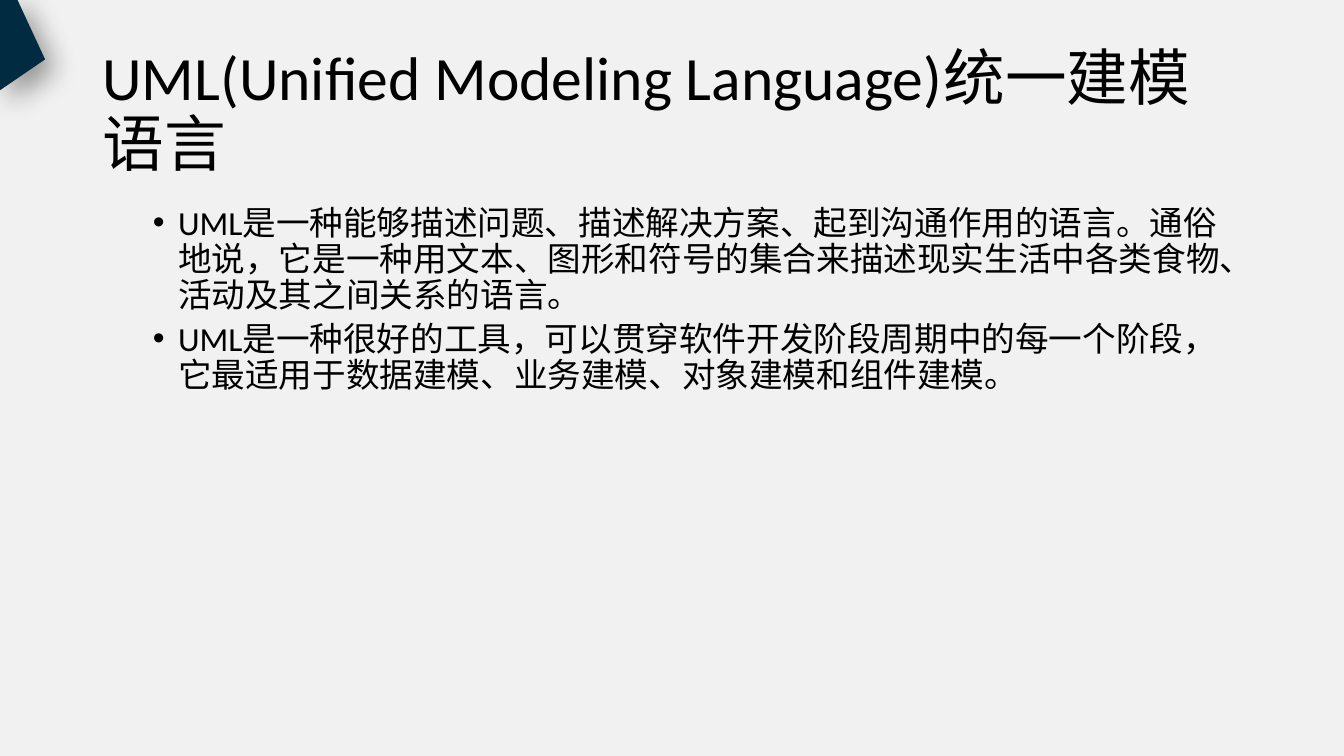
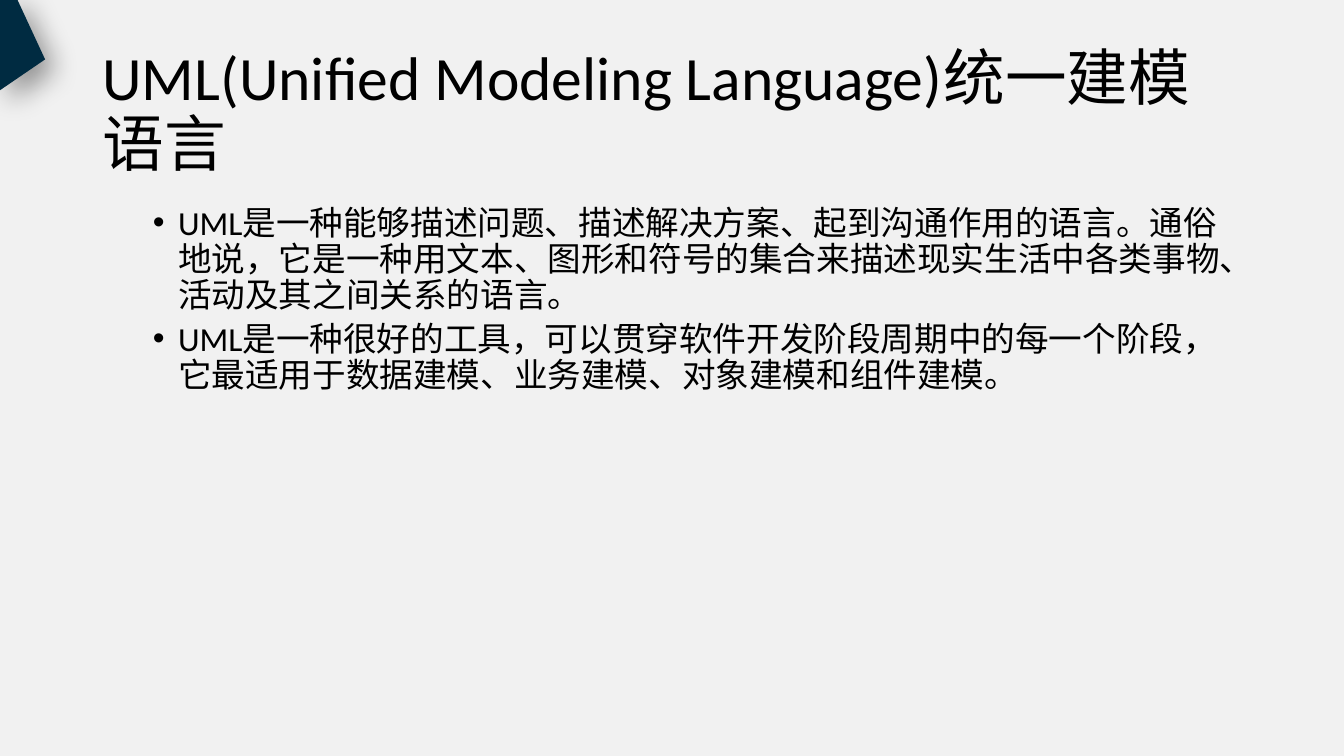
Before and after one commit to PRD2018-G18/PRD2018, a slide deck: slide 4 of 非受控文档/过程文档/UML概述/UML概述（新）.pptx. Drawn at 1344x756 pixels with LibreOffice and Linux fonts; fonts in the diff are those of the drawing. Boxes give left, top, right and bottom in pixels: in the first picture for what was removed or moved away, otherwise in the second. Text is boxed around its words. In the diff, an @@ line names an element or a change of style, - is before the commit and + after.

```diff
--- a/非受控文档/过程文档/UML概述/UML概述（新）.pptx
+++ b/非受控文档/过程文档/UML概述/UML概述（新）.pptx
@@ text at (178,207,1253,310): text changed @@
-  • UML是一种能够描述问题、描述解决方案、起到沟通作用的语言。通俗地说，它是一种用文本、图形和符号的集合来描述现实生活中各类食物、活动及其之间关系的语言。
+  • UML是一种能够描述问题、描述解决方案、起到沟通作用的语言。通俗地说，它是一种用文本、图形和符号的集合来描述现实生活中各类事物、活动及其之间关系的语言。
```
Also in this commit, not shown: 2 other slides changed, 1 slide added.
